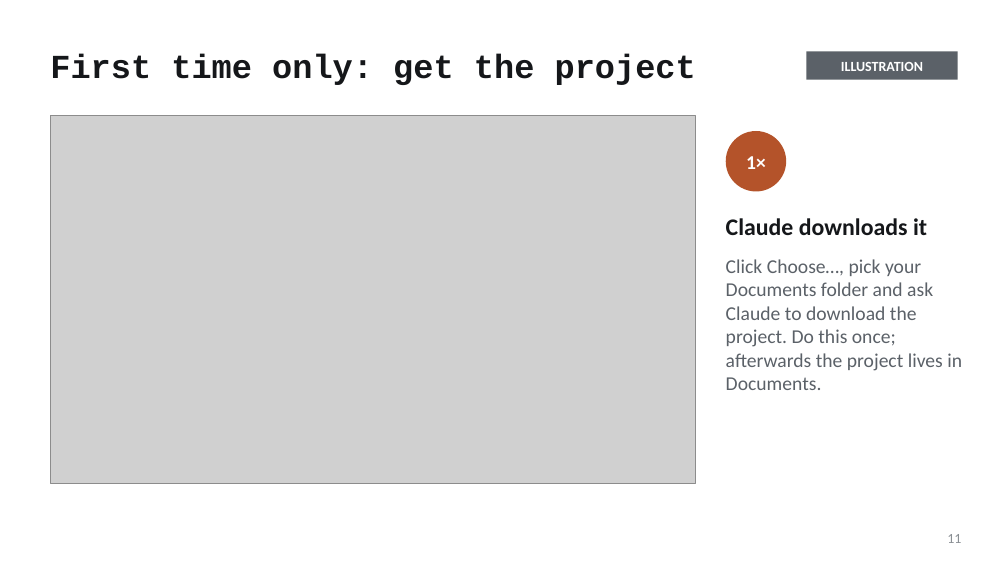
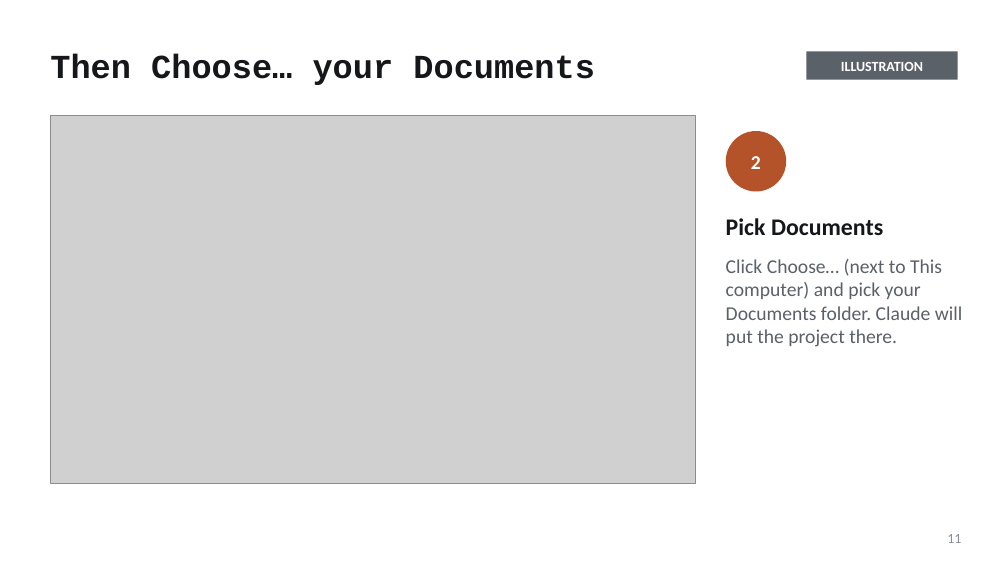
Before and after one commit to mfprado/acrylic-furniture, a slide deck: slide 11 of docs/contributing-guide.pptx. Drawn at 1008x567 pixels with LibreOffice and Linux fonts; fonts in the diff are those of the drawing; grey boxes stand for pictures. Boxes give left, top, right and bottom in pixels: in the first picture for what was removed or moved away, otherwise in the second. Text is boxed around its words. In the diff, an @@ line names an element or a change of style, - is before the commit and + after.

```diff
--- a/docs/contributing-guide.pptx
+++ b/docs/contributing-guide.pptx
@@ title at <box>50,54,595,85</box>: text changed @@
-First time only: get the project
+Then Choose… your Documents
@@ text in ellipse at <box>751,156,761,169</box>: text changed @@
-1×
+2
@@ text at <box>726,218,963,347</box>: text changed @@
-Claude downloads it
-Click Choose…, pick your Documents folder and ask Claude to download the project. Do this once; afterwards the project lives in Documents.
+Pick Documents
+Click Choose… (next to This computer) and pick your Documents folder. Claude will put the project there.
```
Also in this commit, not shown: 4 other slides changed, 4 other files.
